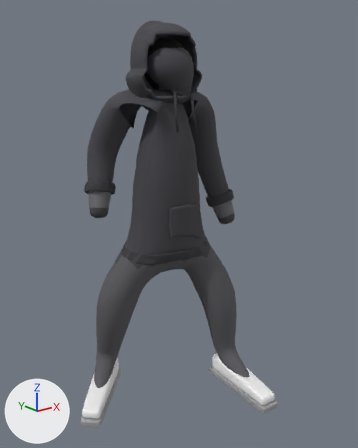
Before and after pictures for a commit that changed the glTF model vx/game/models/writer.glb.
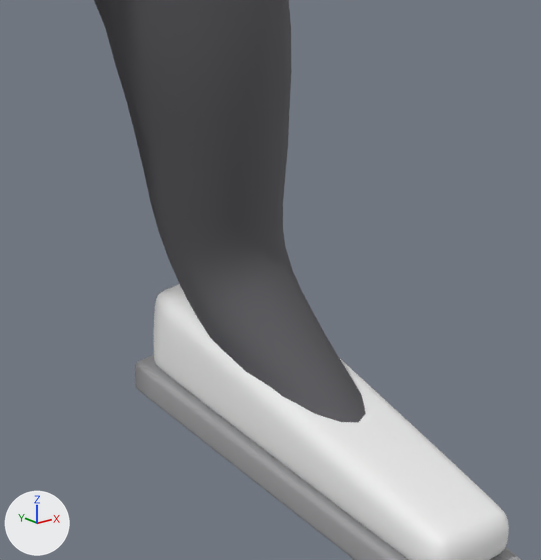
The first picture shows the older version from a 50 mm camera at (-0.47, -0.626, 0.523) aimed at (-0.026, -0.071, 0.301). The close-ups show the older and then the newer version on the part from 52% to 78% of the width and 68% to 90% of the height of that picture. Only the edits that show in the close-ups are written down. The lights are fixed; the arrows at lower left show +X, +Y and +Z.

Objects in the first close-up: 'SM_Char_Writer_Body', 'SM_Char_Writer_ShoesLeft', 'SM_Char_Writer_SoleLeft'.
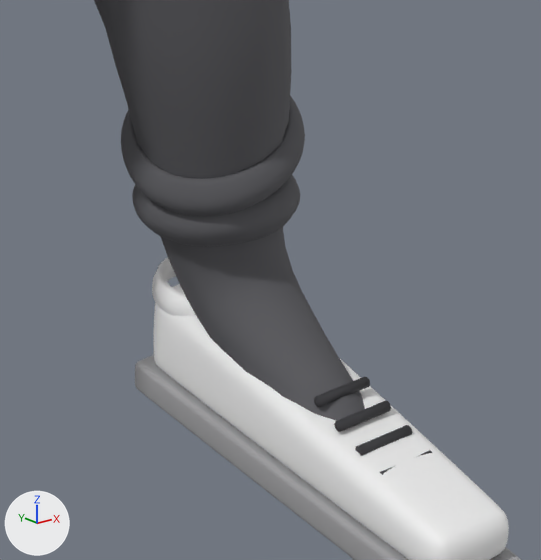
Diff of the bpy script that builds the scene:
```diff
--- a/vx/game/models/writer.glb.py
+++ b/vx/game/models/writer.glb.py
@@ me_sm_char_writer_stackleft1 @@
+me_sm_char_writer_stackleft1.from_pydata(...)  # 1536 vertices, 3072 faces; spans x 0.0398..0.0949, y -0.1018..-0.0464, z 0.0816..0.11
+me_sm_char_writer_stackleft1.materials.append(mat_trousers)  # dark grey #59595d
@@ me_sm_char_writer_stackleft0 @@
+me_sm_char_writer_stackleft0.from_pydata(...)  # 1536 vertices, 3072 faces; spans x 0.043..0.0957, y -0.0995..-0.0501, z 0.0659..0.0858
+me_sm_char_writer_stackleft0.materials.append(mat_trousers)  # dark grey #59595d
@@ me_sm_char_writer_laceleft3 @@
+me_sm_char_writer_laceleft3.from_pydata(...)  # 16 vertices, 28 faces; spans x 0.0555..0.0748, y -0.1625..-0.1574, z 0.0271..0.0303
+me_sm_char_writer_laceleft3.materials.append(mat_trim)  # dark grey #38383c
@@ me_sm_char_writer_laceleft2 @@
+me_sm_char_writer_laceleft2.from_pydata(...)  # 16 vertices, 28 faces; spans x 0.0564..0.0757, y -0.153..-0.1479, z 0.0299..0.0331
+me_sm_char_writer_laceleft2.materials.append(mat_trim)  # dark grey #38383c
@@ me_sm_char_writer_laceleft1 @@
+me_sm_char_writer_laceleft1.from_pydata(...)  # 16 vertices, 28 faces; spans x 0.0574..0.0766, y -0.1435..-0.1385, z 0.0328..0.036
+me_sm_char_writer_laceleft1.materials.append(mat_trim)  # dark grey #38383c
@@ me_sm_char_writer_laceleft0 @@
+me_sm_char_writer_laceleft0.from_pydata(...)  # 16 vertices, 28 faces; spans x 0.0583..0.0776, y -0.134..-0.129, z 0.0357..0.0388
+me_sm_char_writer_laceleft0.materials.append(mat_trim)  # dark grey #38383c
@@ me_sm_char_writer_collarleft @@
+me_sm_char_writer_collarleft.from_pydata(...)  # 384 vertices, 768 faces; spans x 0.0572..0.0916, y -0.084..-0.0496, z 0.0347..0.0434
+me_sm_char_writer_collarleft.materials.append(mat_shoes)  # white #f3f3f3
@@ ob_sm_char_writer_stackleft1 @@
+ob_sm_char_writer_stackleft1 = bpy.data.objects.new('SM_Char_Writer_StackLeft1', me_sm_char_writer_stackleft1)
+ob_sm_char_writer_stackleft1.location = (0.0, 0.0, 0.0)
@@ ob_sm_char_writer_stackleft0 @@
+ob_sm_char_writer_stackleft0 = bpy.data.objects.new('SM_Char_Writer_StackLeft0', me_sm_char_writer_stackleft0)
+ob_sm_char_writer_stackleft0.location = (0.0, 0.0, 0.0)
@@ ob_sm_char_writer_laceleft3 @@
+ob_sm_char_writer_laceleft3 = bpy.data.objects.new('SM_Char_Writer_LaceLeft3', me_sm_char_writer_laceleft3)
+ob_sm_char_writer_laceleft3.location = (0.0, 0.0, 0.0)
@@ ob_sm_char_writer_laceleft2 @@
+ob_sm_char_writer_laceleft2 = bpy.data.objects.new('SM_Char_Writer_LaceLeft2', me_sm_char_writer_laceleft2)
+ob_sm_char_writer_laceleft2.location = (0.0, 0.0, 0.0)
@@ ob_sm_char_writer_laceleft1 @@
+ob_sm_char_writer_laceleft1 = bpy.data.objects.new('SM_Char_Writer_LaceLeft1', me_sm_char_writer_laceleft1)
+ob_sm_char_writer_laceleft1.location = (0.0, 0.0, 0.0)
@@ ob_sm_char_writer_laceleft0 @@
+ob_sm_char_writer_laceleft0 = bpy.data.objects.new('SM_Char_Writer_LaceLeft0', me_sm_char_writer_laceleft0)
+ob_sm_char_writer_laceleft0.location = (0.0, 0.0, 0.0)
@@ ob_sm_char_writer_collarleft @@
+ob_sm_char_writer_collarleft = bpy.data.objects.new('SM_Char_Writer_CollarLeft', me_sm_char_writer_collarleft)
+ob_sm_char_writer_collarleft.location = (0.0, 0.0, 0.0)
```

Changed parts and their boxes [x1, y1, x2, y2] in the close-ups (541 x 560 px):
'SM_Char_Writer_StackLeft1', added: after [121, 96, 305, 216]
'SM_Char_Writer_StackLeft0', added: after [132, 175, 300, 246]
'SM_Char_Writer_CollarLeft', added: after [152, 257, 197, 317]
'SM_Char_Writer_LaceLeft1', added: after [334, 401, 391, 432]
'SM_Char_Writer_LaceLeft0', added: after [314, 376, 370, 407]
'SM_Char_Writer_LaceLeft2', added: after [355, 425, 412, 456]
'SM_Char_Writer_LaceLeft3', added: after [380, 450, 432, 475]
